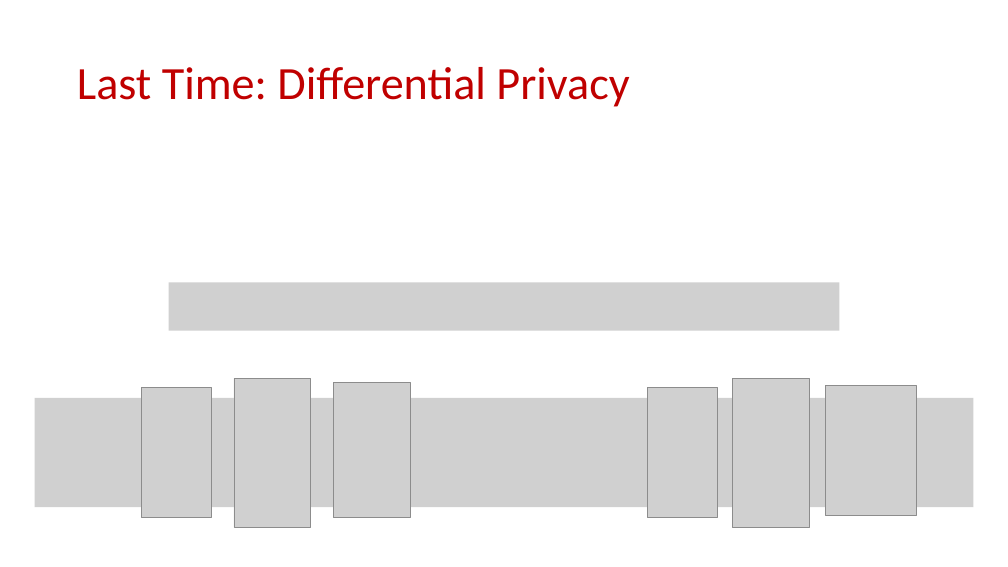
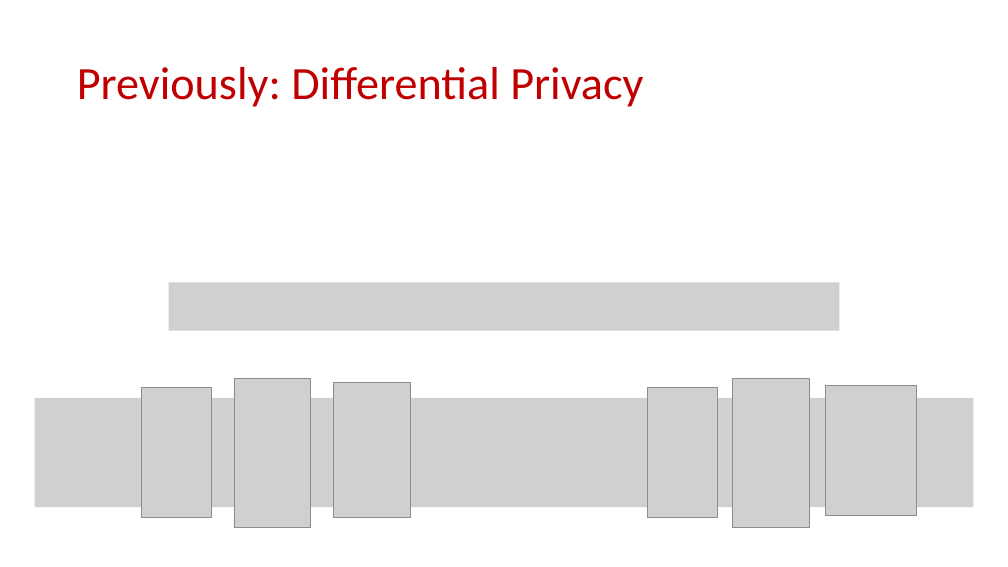
Before and after one commit to samsonzhou/samsonzhou.github.io, a slide deck: slide 3 of CSCE658-S24/L22.pptx. Drawn at 1008x567 pixels with LibreOffice and Linux fonts; fonts in the diff are those of the drawing; grey boxes stand for pictures. Boxes give left, top, right and bottom in pixels: in the first picture for what was removed or moved away, otherwise in the second. Text is boxed around its words. In the diff, an @@ line names an element or a change of style, - is before the commit and + after.

```diff
--- a/CSCE658-S24/L22.pptx
+++ b/CSCE658-S24/L22.pptx
@@ title at bbox=[77, 67, 643, 107]: text changed @@
-Last Time: Differential Privacy
+Previously: Differential Privacy
```
Also in this commit, not shown: 35 slides added.
